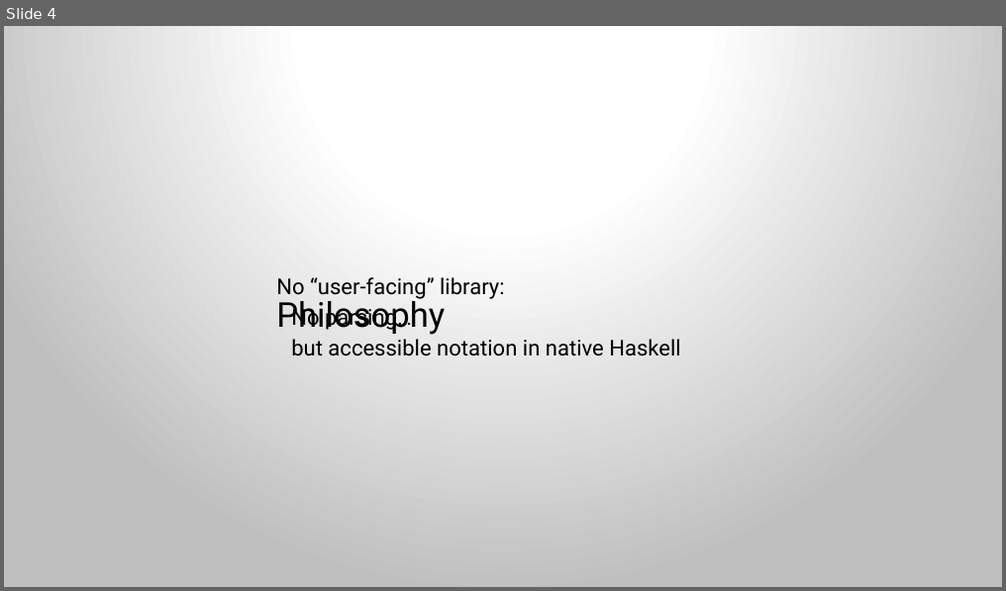
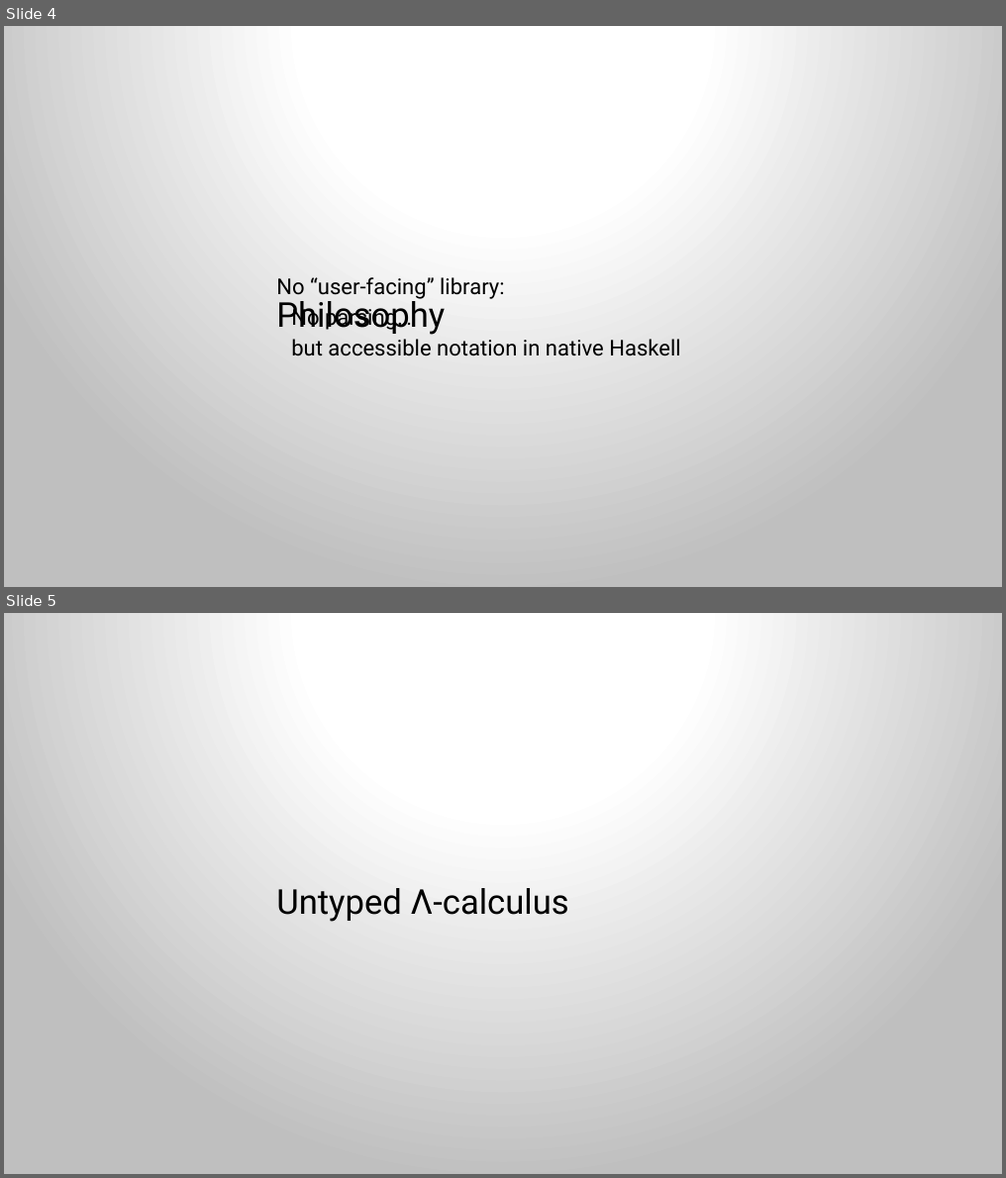
Before and after one commit to FWest98/Logic-Functional_Programming-Lambda-Calculus, a slide deck: Putting the Λ in HaskeΛΛ.pptx. Shown one above the other, each under a label of ours: slide 4 before the commit, slides 4 and 5 after it. The pictures are 1006x591 and 1006x1178 pixels, drawn with LibreOffice and Linux fonts; fonts in the diff are those of the drawing; grey boxes stand for pictures. Boxes give left, top, right and bottom in pixels: in the first picture for what was removed or moved away, otherwise in the second. Text is boxed around its words. In the diff, an @@ line names an element or a change of style, - is before the commit and + after.

```diff
--- a/Putting the Λ in HaskeΛΛ.pptx
+++ b/Putting the Λ in HaskeΛΛ.pptx
@@ slide 5 added at box(4, 613, 1002, 1174), background gradient #FFFFFF to #BFBFBF @@
@@ title added at box(276, 888, 569, 922), 33 pt, text #000000 @@
+Untyped Λ-calculus
```
Also in this commit, not shown: 1 slide changed, 1 other slide added.
